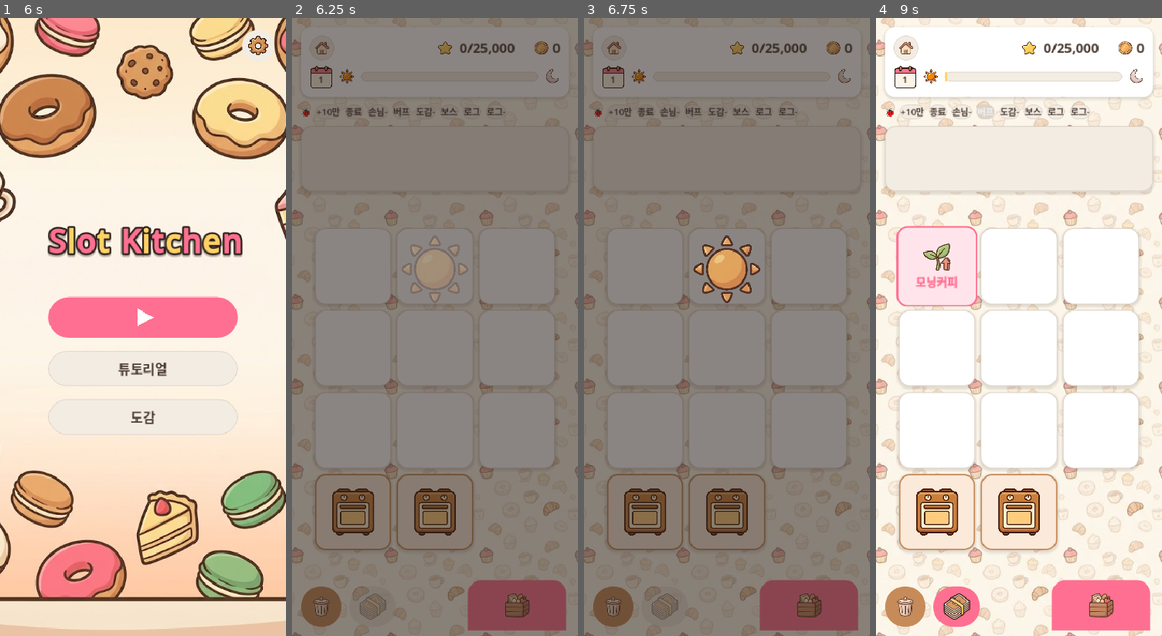
Above: before the commit, frames 1-4 (left to right).
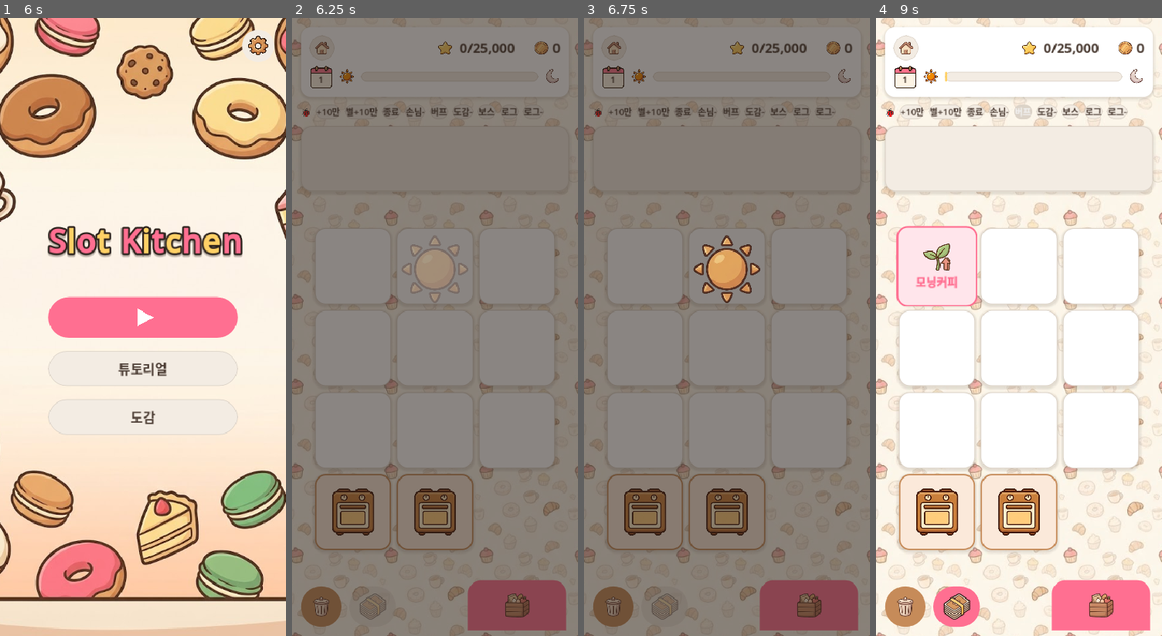
Above: after the commit, the same moments.

Repository: yellyB/game-slot-kitchen
Game: Godot game, scene res://scenes/Main.tscn
Two runs of this game, one before a commit and one after it. Both use one fixed random seed, a clock stepped at 60 frames per second and the inputs below. Sound files missing from this copy of the repository are replaced by a short silence.
Inputs (mouse positions are in pixels of both pictures, inside the frame that each line leads up to):
- Up to frame 1 (6 s): click (68, 110) at 0.5 s, where only the run after the commit has a clickable "별+10만"; click (31, 48) at 1.25 s; tap Enter at 2 s; move the mouse to (128, 450) at 2.02 s; hold W 2.03-2.75 s; tap Q at 2.1 s; click (128, 450) at 2.17 s; tap Space at 2.27 s; drag from (228, 419) to (128, 450) at 2.77 s; click "+10만" at 3.5 s; move the mouse to (57, 234) at 4.27 s; hold A 4.28-5 s; tap R at 4.35 s; drag from (157, 327) to (57, 234) at 5.02 s; move the mouse to (100, 172) at 5.77 s; hold S from 5.78 s (still down); tap Z at 5.85 s
- Up to frame 2 (6.25 s): keep holding S; tap Space at 6.02 s
- Up to frame 3 (6.75 s): release S at 6.5 s; drag from (644, 265) to (684, 172) at 6.52 s
- Up to frame 4 (9 s): move the mouse to (1019, 265) at 7.27 s; hold W 7.28-8 s; tap C at 7.35 s; click (1019, 265) at 7.42 s; click "손님-" at 8 s; click "버프" at 8.75 s

Frame 1 is identical in both runs. In frame 2, 0.4% of the frame differs, in the area x 18-88%, y 14-16%; in frame 3, 0.4%; in frame 4, 0.8%, in the area x 18-89%, y 14-17%.

Commit message:
디버그 바에 '별+10만'(점수 +10만) 추가
Co-Authored-By: Claude Opus 4.8 (1M context) <noreply@anthropic.com>

Diff:
--- a/scripts/main.gd
+++ b/scripts/main.gd
@@ -355,6 +355,7 @@
   row.add_theme_constant_override("separation", 6)
   row.add_child(UI.label("🐞", 14, Palette.COCOA_400))
   row.add_child(_debug_btn("+10만", func(): _session.add_cash(100000)))
+  row.add_child(_debug_btn("별+10만", func(): _session.earn(100000, true)))
   row.add_child(_debug_btn("종료", func(): _session.debug_end_soon(1.0)))
   row.add_child(_debug_btn("손님-", _debug_kick_customer))
   row.add_child(_debug_btn("버프", _debug_add_buff))
